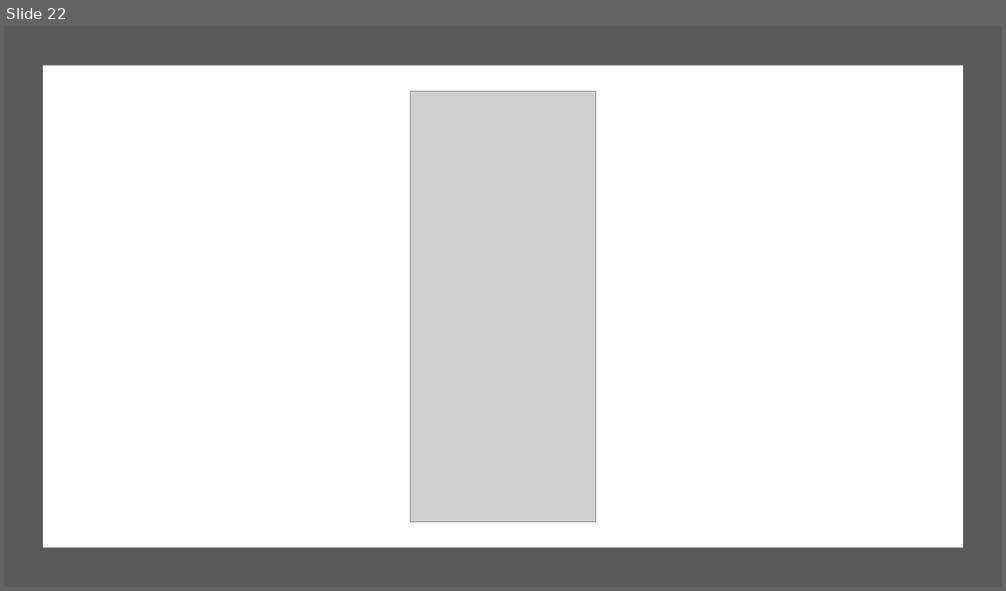
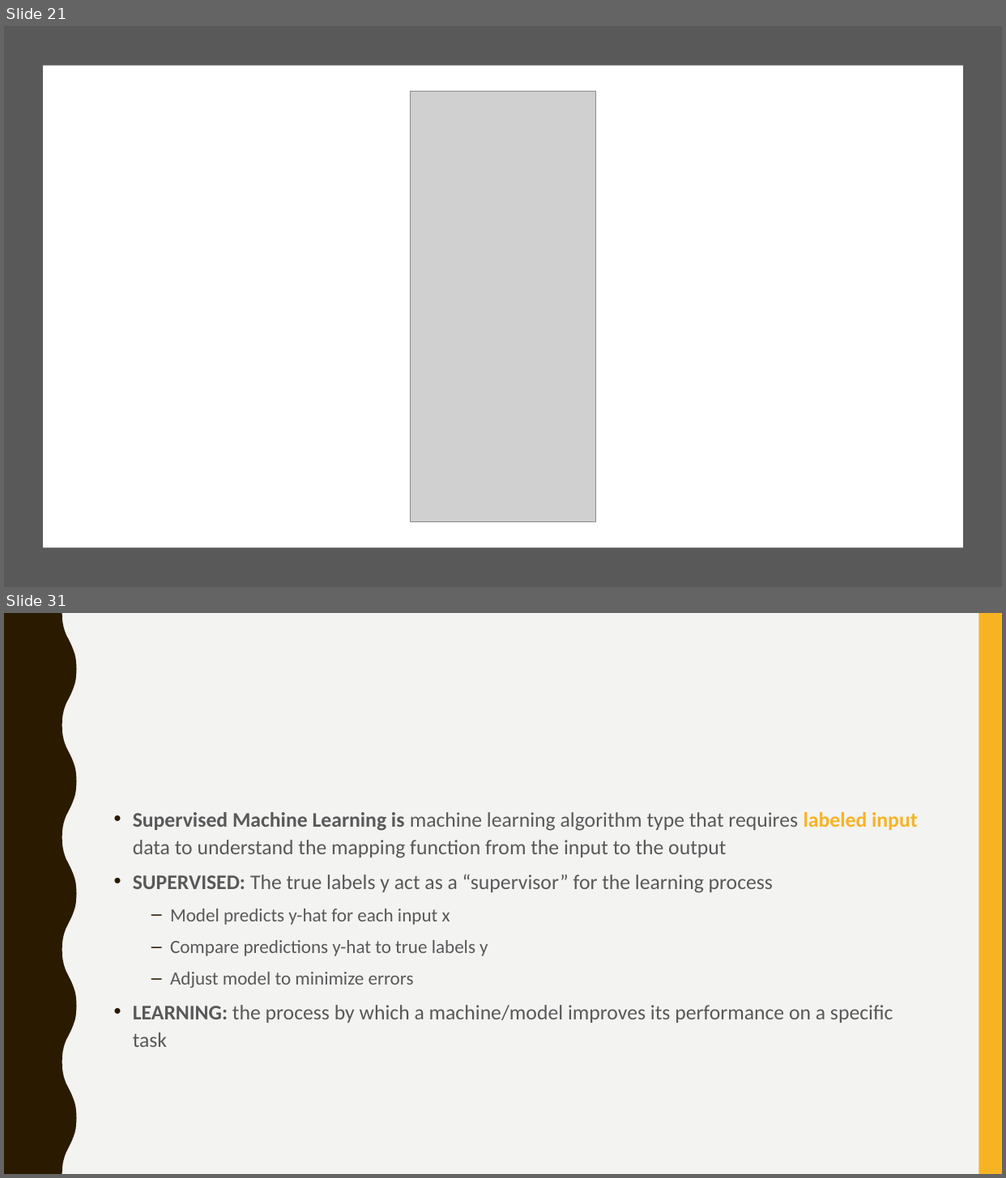
Before and after one commit to svallejovera/cta_updated, a slide deck: slides/7 A Primer on Supervised Learning.pptx. Shown one above the other, each under a label of ours: slide 22 before the commit, slides 21 and 31 after it; the slides between them are not shown. The pictures are 1006x591 and 1006x1178 pixels, drawn with LibreOffice and Linux fonts; fonts in the diff are those of the drawing; grey boxes stand for pictures. Boxes give left, top, right and bottom in pixels: in the first picture for what was removed or moved away, otherwise in the second. Text is boxed around its words. In the diff, an @@ line names an element or a change of style, - is before the commit and + after.

```diff
--- a/slides/7 A Primer on Supervised Learning.pptx
+++ b/slides/7 A Primer on Supervised Learning.pptx
@@ slide 31 added at [4,613,1002,1174], background #F3F3F2; not listed: 2 template elements that a slide beside it also shows @@
@@ text added at [133,812,918,1047], 20 pt, text #595959 @@
+• Supervised Machine Learning is machine learning algorithm type that requires labeled input data to understand the mapping function from the input to the output
+• SUPERVISED: The true labels y act as a “supervisor” for the learning process
+  – Model predicts y-hat for each input x
+  – Compare predictions y-hat to true labels y
+  – Adjust model to minimize errors
+• LEARNING: the process by which a machine/model improves its performance on a specific task
@@ what was slide 22 is now slide 21 @@
```
Also in this commit, not shown: 8 slides changed, 35 other slides added, 19 slides removed, 34 other files.
